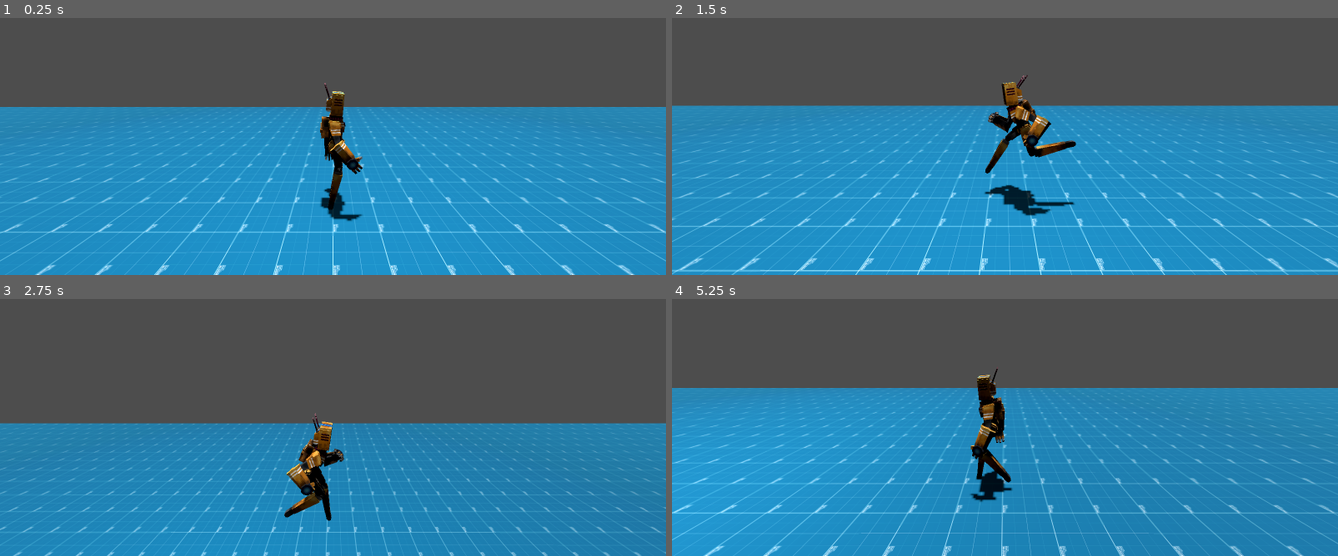
Above: before the commit, frames 1-4 (two rows, left to right).
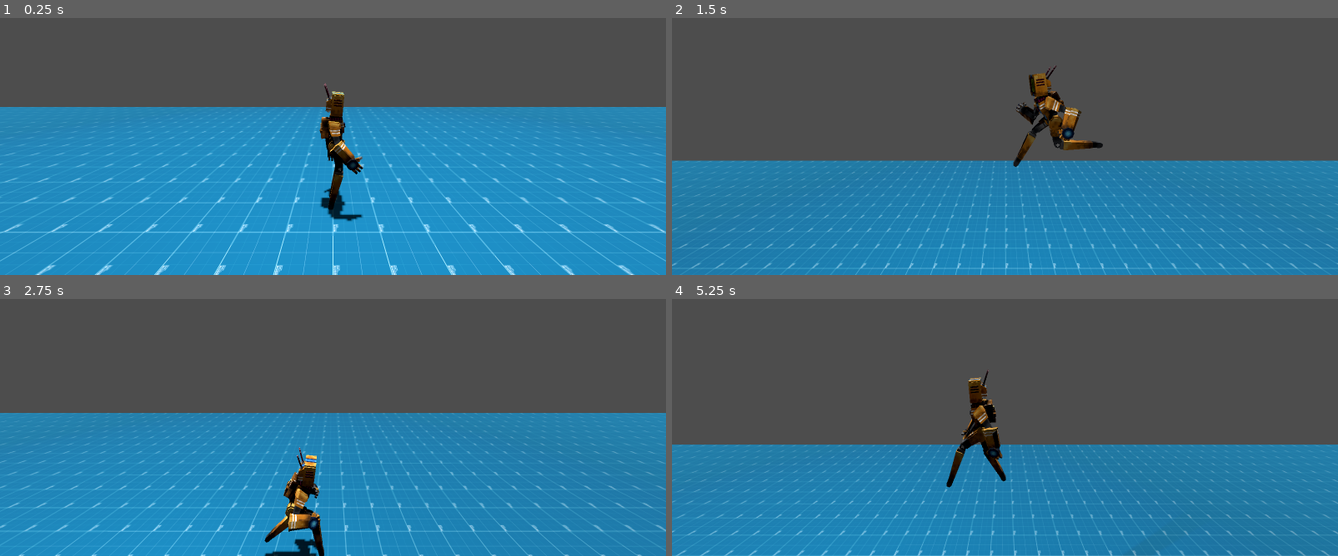
Above: after the commit, the same moments.

Repository: bigloadsoftware/Radio_Boy
Game: Godot game, scene res://scenes/game/main.tscn
Two runs of this game, one before a commit and one after it. Both use one fixed random seed, a clock stepped at 60 frames per second and the inputs below.
Inputs (mouse positions are in pixels of both pictures, inside the frame that each line leads up to):
- Up to frame 1 (0.25 s): no input
- Up to frame 2 (1.5 s): move the mouse to (1151, 69) at 0.52 s; hold D (move_right) 0.53-1.28 s; hold Right mouse button (aim) 0.53-1.28 s; tap Space (move_jump) at 0.77 s; move the mouse to (871, 107) at 1.27 s; hold A (move_left) from 1.28 s (still down); right-click (871, 107) at 1.35 s
- Up to frame 3 (2.75 s): tap Space (move_jump) at 1.52 s; move the mouse to (outside the picture) at 2.02 s; release A (move_left) at 2.03 s; hold D (move_right) from 2.03 s (still down); hold Right mouse button (aim) from 2.03 s (still down); tap Shift (toggle_walk_or_run) at 2.1 s
- Up to frame 4 (5.25 s): move the mouse to (971, 442) at 2.77 s; release Right mouse button (aim) at 2.78 s; right-click (971, 442) at 2.85 s; tap Space (move_jump) at 3.02, 3.77, 4.52 s; move the mouse to (1204, 424) at 3.52 s; release D (move_right) at 3.53 s; hold Right mouse button (aim) 3.53-4.28 s; hold A (move_left) from 3.53 s (still down); move the mouse to (805, 314) at 4.27 s; tap Shift (toggle_walk_or_run) at 4.35 s; right-click (805, 314) at 4.55 s; move the mouse to (1038, 368) at 5.02 s; hold Right mouse button (aim) from 5.03 s (still down)

The runs differ from the first frame. In frame 1, 0.4% of the frame differs, in the area x 15-86%, y 25-100%; in frame 2, 49%, in the area x 0-100%, y 18-100%; in frame 3, 10%; in frame 4, 36%.

Commit message:
Small_Adjustements

Diff:
--- a/code/mobs/radio_boy/Camera_Pivot.gd
+++ b/code/mobs/radio_boy/Camera_Pivot.gd
@@ -3,8 +3,9 @@
 #Camera Vars
 var mouse_vector
 var camera_offset = transform.basis * Vector3(0, 7, 0) #our used vars are y and z
-var camera_recenter_speed = 10
-var camera_aim_reach = 12  #lower number means that character can aim further away
+var camera_aim_speed = 10
+var camera_recenter_speed = 6
+var camera_aim_reach = 20  #(i think that it is higher) lower number means that character can aim further away
 
 #Outer Node Vars
 var rb_movement_state_previous
--- a/code/mobs/radio_boy/Radio_Boy.gd
+++ b/code/mobs/radio_boy/Radio_Boy.gd
@@ -1,9 +1,9 @@
 extends CharacterBody3D
 
 const SPEED_WALK = 7.5
-const SPEED_RUN = 30
+const SPEED_RUN = 25
 const TIME_TURN_WALK = 0.05
-const JUMP_VELOCITY_WALK = 15
+const JUMP_VELOCITY_WALK = 30
 const JUMP_VELOCITY_RUN = 30
 
 
--- a/scenes/mobs/radio_boy/Radio_Boy.tscn
+++ b/scenes/mobs/radio_boy/Radio_Boy.tscn
@@ -11,7 +11,7 @@
 script = ExtResource("1_4ga08")
 
 [node name="CollisionShape3D" type="CollisionShape3D" parent="."]
-transform = Transform3D(1.8, 0, 0, 0, 1.8, 0, 0, 0, 1.2, 0, 2.9, 0)
+transform = Transform3D(1.8, 0, 0, 0, 1.8, 0, 0, 0, 1.8, 0, 2.9, 0)
 shape = SubResource("CapsuleShape3D_ojd6w")
 
 [node name="Camera_Pivot" type="CharacterBody3D" parent="."]
@@ -22,70 +22,103 @@
 
 [node name="Radio_Boy_Model" parent="." instance=ExtResource("2_74wy5")]
 
+[node name="Root" parent="Radio_Boy_Model/Node" index="0"]
+transform = Transform3D(1, 0, 0, 0, 0.976296, 0.21644, 0, -0.21644, 0.976296, 0, 4.45313, -0.0625)
+
 [node name="Torso2" parent="Radio_Boy_Model/Node/Root" index="0"]
-transform = Transform3D(0.996195, 0, 0.0871558, 0, 1, 0, -0.0871558, 0, 0.996195, 0, -0.3125, 0)
+transform = Transform3D(0.991445, 3.72529e-09, 0.130526, -0.03925, 0.953717, 0.298133, -0.124485, -0.300706, 0.945558, 0, -0.35125, -0.05875)
 
-[node name="Head2" parent="Radio_Boy_Model/Node/Root/Torso2/Neck2" index="0"]
-transform = Transform3D(1, 0, 0, 0, 0.996195, 0.0871558, 0, -0.0871558, 0.996195, 0, 0.375, 0.03125)
+[node name="Middle_Torso2" parent="Radio_Boy_Model/Node/Root/Torso2" index="3"]
+transform = Transform3D(1, 0, 0, 0, 0.976296, -0.21644, 0, 0.21644, 0.976296, 0, 0.046875, -0.125)
 
-[node name="Ant_L2" parent="Radio_Boy_Model/Node/Root/Torso2/Neck2/Head2" index="0"]
-transform = Transform3D(1, 0, 0, 0, 0.999762, 0.0218149, 0, -0.0218149, 0.999762, -0.316617, 0.698565, 0.403713)
+[node name="Head2" parent="Radio_Boy_Model/Node/Root/Torso2/Neck2" index="1"]
+transform = Transform3D(1, 0, 0, 0, 0.92388, -0.382684, 0, 0.382684, 0.92388, 0, 0.375, 0.03125)
 
-[node name="Ant_R2" parent="Radio_Boy_Model/Node/Root/Torso2/Neck2/Head2" index="1"]
-transform = Transform3D(1, 0, 0, 0, 0.999762, 0.0218149, 0, -0.0218149, 0.999762, 0.316617, 0.698565, 0.403713)
+[node name="Ant_L2" parent="Radio_Boy_Model/Node/Root/Torso2/Neck2/Head2" index="4"]
+transform = Transform3D(1, 0, 0, 0, 0.939693, -0.34202, 0, 0.34202, 0.939693, -0.316617, 0.698565, 0.403713)
 
-[node name="Arm_L2" parent="Radio_Boy_Model/Node/Root/Torso2" index="2"]
-transform = Transform3D(1, 0, 0, 0, 0.996194, 0.0871557, 0, -0.0871557, 0.996194, -0.749644, 0.734156, 0.0129776)
+[node name="Ant_R2" parent="Radio_Boy_Model/Node/Root/Torso2/Neck2/Head2" index="5"]
+transform = Transform3D(1, 0, 0, 0, 0.939693, -0.34202, 0, 0.34202, 0.939693, 0.316617, 0.698565, 0.403713)
 
-[node name="Forearm_L2" parent="Radio_Boy_Model/Node/Root/Torso2/Arm_L2" index="0"]
-transform = Transform3D(1, 0, 0, 0, 0.996195, -0.0871558, 0, 0.0871558, 0.996195, -0.332776, -0.99569, 0.100652)
+[node name="Arm_L2" parent="Radio_Boy_Model/Node/Root/Torso2" index="5"]
+transform = Transform3D(1, 0, 0, 0, 0.866025, 0.5, 0, -0.5, 0.866025, -0.749644, 0.734156, 0.0129776)
 
-[node name="Thumb_L" parent="Radio_Boy_Model/Node/Root/Torso2/Arm_L2/Forearm_L2" index="0"]
-transform = Transform3D(1, 0, 0, 0, 1, 0, 0, 0, 1, -0.167224, -0.830749, -0.178321)
+[node name="Forearm_L2" parent="Radio_Boy_Model/Node/Root/Torso2/Arm_L2" index="1"]
+transform = Transform3D(1, 0, 0, 0, 0.382684, -0.92388, 0, 0.92388, 0.382684, -0.332776, -0.99569, 0.100652)
 
-[node name="Finger_1_L" parent="Radio_Boy_Model/Node/Root/Torso2/Arm_L2/Forearm_L2" index="1"]
-transform = Transform3D(1, 0, 0, 0, 1, 0, 0, 0, 1, -0.104724, -0.972941, -0.106242)
+[node name="Thumb_L" parent="Radio_Boy_Model/Node/Root/Torso2/Arm_L2/Forearm_L2" index="1"]
+transform = Transform3D(0.939693, 0, -0.34202, 0, 1, 0, 0.34202, 0, 0.939693, -0.167224, -0.830749, -0.178321)
 
-[node name="Finger_2_L" parent="Radio_Boy_Model/Node/Root/Torso2/Arm_L2/Forearm_L2" index="2"]
-transform = Transform3D(1, 0, 0, 0, 0.996195, 0.0871558, 0, -0.0871558, 0.996195, -0.104724, -1.00419, 0.0343828)
+[node name="Thumb_Tip_L2" parent="Radio_Boy_Model/Node/Root/Torso2/Arm_L2/Forearm_L2/Thumb_L" index="1"]
+transform = Transform3D(0.866025, 0, -0.5, 0, 1, 0, 0.5, 0, 0.866025, 0.015625, -0.078125, -0.140625)
 
-[node name="Finger_3_L" parent="Radio_Boy_Model/Node/Root/Torso2/Arm_L2/Forearm_L2" index="3"]
-transform = Transform3D(1, 0, 0, 0, 0.984807, 0.173648, 0, -0.173648, 0.984808, -0.104724, -0.972941, 0.175008)
+[node name="Finger_1_L" parent="Radio_Boy_Model/Node/Root/Torso2/Arm_L2/Forearm_L2" index="2"]
+transform = Transform3D(0.843391, -0.5373, 0, 0.5373, 0.843391, 0, 0, 0, 1, -0.104724, -0.972941, -0.106242)
 
-[node name="Arm_R2" parent="Radio_Boy_Model/Node/Root/Torso2" index="3"]
-transform = Transform3D(1, 0, 0, 0, 0.939693, -0.34202, 0, 0.34202, 0.939693, 0.749644, 0.734156, 0.0129776)
+[node name="Finger_Tip1_L2" parent="Radio_Boy_Model/Node/Root/Torso2/Arm_L2/Forearm_L2/Finger_1_L" index="1"]
+transform = Transform3D(0.766044, -0.642788, 0, 0.642788, 0.766044, 0, 0, 0, 1, 0, -0.1875, -0.015625)
 
-[node name="Forearm_R2" parent="Radio_Boy_Model/Node/Root/Torso2/Arm_R2" index="0"]
-transform = Transform3D(1, 0, 0, 0, 0.951057, -0.309017, 0, 0.309017, 0.951057, 0.332776, -0.99569, 0.100652)
+[node name="Finger_2_L" parent="Radio_Boy_Model/Node/Root/Torso2/Arm_L2/Forearm_L2" index="3"]
+transform = Transform3D(0.906308, -0.42101, -0.0368336, 0.422618, 0.902859, 0.0789899, 0, -0.0871558, 0.996195, -0.104724, -1.00419, 0.0343828)
 
-[node name="Thumb_R" parent="Radio_Boy_Model/Node/Root/Torso2/Arm_R2/Forearm_R2" index="0"]
-transform = Transform3D(1, 0, 0, 0, 1, 0, 0, 0, 1, 0.167224, -0.830749, -0.178321)
+[node name="Finger_Tip2_L2" parent="Radio_Boy_Model/Node/Root/Torso2/Arm_L2/Forearm_L2/Finger_2_L" index="1"]
+transform = Transform3D(0.766044, -0.642788, 0, 0.642788, 0.766044, 0, 0, 0, 1, 0, -0.1875, -0.015625)
 
-[node name="Finger_1_R" parent="Radio_Boy_Model/Node/Root/Torso2/Arm_R2/Forearm_R2" index="1"]
-transform = Transform3D(1, 0, 0, 0, 1, 0, 0, 0, 1, 0.104724, -0.972941, -0.106242)
+[node name="Finger_3_L" parent="Radio_Boy_Model/Node/Root/Torso2/Arm_L2/Forearm_L2" index="4"]
+transform = Transform3D(0.843391, -0.529136, -0.0933011, 0.5373, 0.830578, 0.146453, 1.49012e-08, -0.173648, 0.984808, -0.104724, -0.972941, 0.175008)
 
-[node name="Finger_2_R" parent="Radio_Boy_Model/Node/Root/Torso2/Arm_R2/Forearm_R2" index="2"]
-transform = Transform3D(1, 0, 0, 0, 0.996195, 0.0871558, 0, -0.0871558, 0.996195, 0.104724, -1.00419, 0.0343828)
+[node name="Finger_Tip3_L2" parent="Radio_Boy_Model/Node/Root/Torso2/Arm_L2/Forearm_L2/Finger_3_L" index="1"]
+transform = Transform3D(0.819152, -0.573576, 0, 0.573576, 0.819152, 0, 0, 0, 1, 0, -0.1875, -0.015625)
 
-[node name="Finger_3_R" parent="Radio_Boy_Model/Node/Root/Torso2/Arm_R2/Forearm_R2" index="3"]
-transform = Transform3D(1, 0, 0, 0, 0.984807, 0.173648, 0, -0.173648, 0.984808, 0.104724, -0.972941, 0.175008)
+[node name="Arm_R2" parent="Radio_Boy_Model/Node/Root/Torso2" index="6"]
+transform = Transform3D(0.906308, 2.98023e-08, 0.422618, 0.346189, 0.573577, -0.742404, -0.242404, 0.819152, 0.519837, 0.749644, 0.734156, 0.0129776)
 
-[node name="Backpack2" parent="Radio_Boy_Model/Node/Root/Torso2" index="4"]
-transform = Transform3D(0.991445, -0.130526, 0, 0.130526, 0.991445, 0, 0, 0, 1, 0.00148537, 0.777778, 0.286006)
+[node name="Forearm_R2" parent="Radio_Boy_Model/Node/Root/Torso2/Arm_R2" index="1"]
+transform = Transform3D(1, 0, 0, 0, -0.258819, -0.965926, 0, 0.965926, -0.258819, 0.332776, -0.99569, 0.100652)
+
+[node name="Thumb_R" parent="Radio_Boy_Model/Node/Root/Torso2/Arm_R2/Forearm_R2" index="1"]
+transform = Transform3D(0.866025, 0, 0.5, 0, 1, 0, -0.5, 0, 0.866025, 0.167224, -0.830749, -0.178321)
+
+[node name="Thumb_Tip_R2" parent="Radio_Boy_Model/Node/Root/Torso2/Arm_R2/Forearm_R2/Thumb_R" index="1"]
+transform = Transform3D(0.939693, 0, 0.34202, 0, 1, 0, -0.34202, 0, 0.939693, -0.015625, -0.078125, -0.140625)
+
+[node name="Finger_1_R" parent="Radio_Boy_Model/Node/Root/Torso2/Arm_R2/Forearm_R2" index="2"]
+transform = Transform3D(0.843391, 0.5373, 0, -0.5373, 0.843391, 0, 0, 0, 1, 0.104724, -0.972941, -0.106242)
+
+[node name="Finger_Tip1_R2" parent="Radio_Boy_Model/Node/Root/Torso2/Arm_R2/Forearm_R2/Finger_1_R" index="1"]
+transform = Transform3D(0.766044, 0.642788, 0, -0.642788, 0.766044, 0, 0, 0, 1, 0, -0.1875, -0.015625)
+
+[node name="Finger_2_R" parent="Radio_Boy_Model/Node/Root/Torso2/Arm_R2/Forearm_R2" index="3"]
+transform = Transform3D(0.906308, 0.42101, 0.0368336, -0.422618, 0.902859, 0.0789899, 0, -0.0871558, 0.996195, 0.104724, -1.00419, 0.0343828)
+
+[node name="Finger_Tip2_R2" parent="Radio_Boy_Model/Node/Root/Torso2/Arm_R2/Forearm_R2/Finger_2_R" index="1"]
+transform = Transform3D(0.766044, 0.642788, 0, -0.642788, 0.766044, 0, 0, 0, 1, 0, -0.1875, -0.015625)
+
+[node name="Finger_3_R" parent="Radio_Boy_Model/Node/Root/Torso2/Arm_R2/Forearm_R2" index="4"]
+transform = Transform3D(0.843391, 0.529136, 0.0933011, -0.5373, 0.830578, 0.146453, -1.49012e-08, -0.173648, 0.984808, 0.104724, -0.972941, 0.175008)
+
+[node name="Finger_Tip3_R2" parent="Radio_Boy_Model/Node/Root/Torso2/Arm_R2/Forearm_R2/Finger_3_R" index="1"]
+transform = Transform3D(0.819152, 0.573576, 0, -0.573576, 0.819152, 0, 0, 0, 1, 0, -0.1875, -0.015625)
+
+[node name="Backpack2" parent="Radio_Boy_Model/Node/Root/Torso2" index="7"]
+transform = Transform3D(1, 0, 0, 0, 1, 0, 0, 0, 1, 0.00148537, 0.777778, 0.286006)
 
 [node name="Hips2" parent="Radio_Boy_Model/Node/Root" index="1"]
-transform = Transform3D(0.996195, 0, -0.0871558, 0, 1, 0, 0.0871558, 0, 0.996195, 0, -0.578125, -0.09375)
+transform = Transform3D(1, 0, 0, 0, 1, 0, 0, 0, 1, 0, -0.578125, -0.09375)
 
-[node name="Leg_L2" parent="Radio_Boy_Model/Node/Root/Hips2" index="0"]
-transform = Transform3D(1, 0, 0, 0, 1, 0, 0, 0, 1, -0.499644, -0.0706501, -0.0307153)
+[node name="Leg_L2" parent="Radio_Boy_Model/Node/Root/Hips2" index="2"]
+transform = Transform3D(1, 0, 0, 0, 0.939693, 0.34202, 0, -0.34202, 0.939693, -0.499644, -0.0706501, -0.0307153)
 
-[node name="Stilt_L2" parent="Radio_Boy_Model/Node/Root/Hips2/Leg_L2" index="0"]
-transform = Transform3D(1, 0, 0, 0, 0.999048, 0.0436194, 0, -0.0436194, 0.999048, -0.0625, -1.0625, -0.0625)
+[node name="Stilt_L2" parent="Radio_Boy_Model/Node/Root/Hips2/Leg_L2" index="1"]
+transform = Transform3D(1, 0, 0, 0, 0.300706, 0.953717, 0, -0.953717, 0.300706, -0.0625, -1.0625, -0.0625)
 
-[node name="Leg_R2" parent="Radio_Boy_Model/Node/Root/Hips2" index="1"]
-transform = Transform3D(1, 0, 0, 0, 1, 0, 0, 0, 1, 0.499644, -0.0706501, -0.0307153)
+[node name="Leg_R2" parent="Radio_Boy_Model/Node/Root/Hips2" index="3"]
+transform = Transform3D(1, 0, 0, 0, 0.382683, -0.92388, 0, 0.92388, 0.382683, 0.499644, -0.0706501, -0.0307153)
 
-[node name="Stilt_R2" parent="Radio_Boy_Model/Node/Root/Hips2/Leg_R2" index="0"]
-transform = Transform3D(1, 0, 0, 0, 0.999048, 0.0436194, 0, -0.0436194, 0.999048, 0.0625, -1.0625, -0.0625)
+[node name="Stilt_R2" parent="Radio_Boy_Model/Node/Root/Hips2/Leg_R2" index="1"]
+transform = Transform3D(1, 0, 0, 0, 0.984807, 0.173648, 0, -0.173648, 0.984807, 0.0625, -1.0625, -0.0625)
+
+[node name="AnimationPlayer" parent="Radio_Boy_Model" index="1"]
+speed_scale = 1.3
 
 [editable path="Radio_Boy_Model"]
Not shown, changed: models/mobs/radio_boy/Radio_Boy.gltf
Not shown, changed: models/mobs/radio_boy/Radio_Boy.gltf.import
Not shown, changed: models/mobs/radio_boy/Radio_Boy_0.png.import
Not shown, changed: models/mobs/radio_boy/Radio_Boy_1.png.import
Not shown: 1 places in scenes/mobs/radio_boy/Radio_Boy.tscn that only renumber resources
Not shown, removed: models/mobs/Radio_Boy.bbmodel
